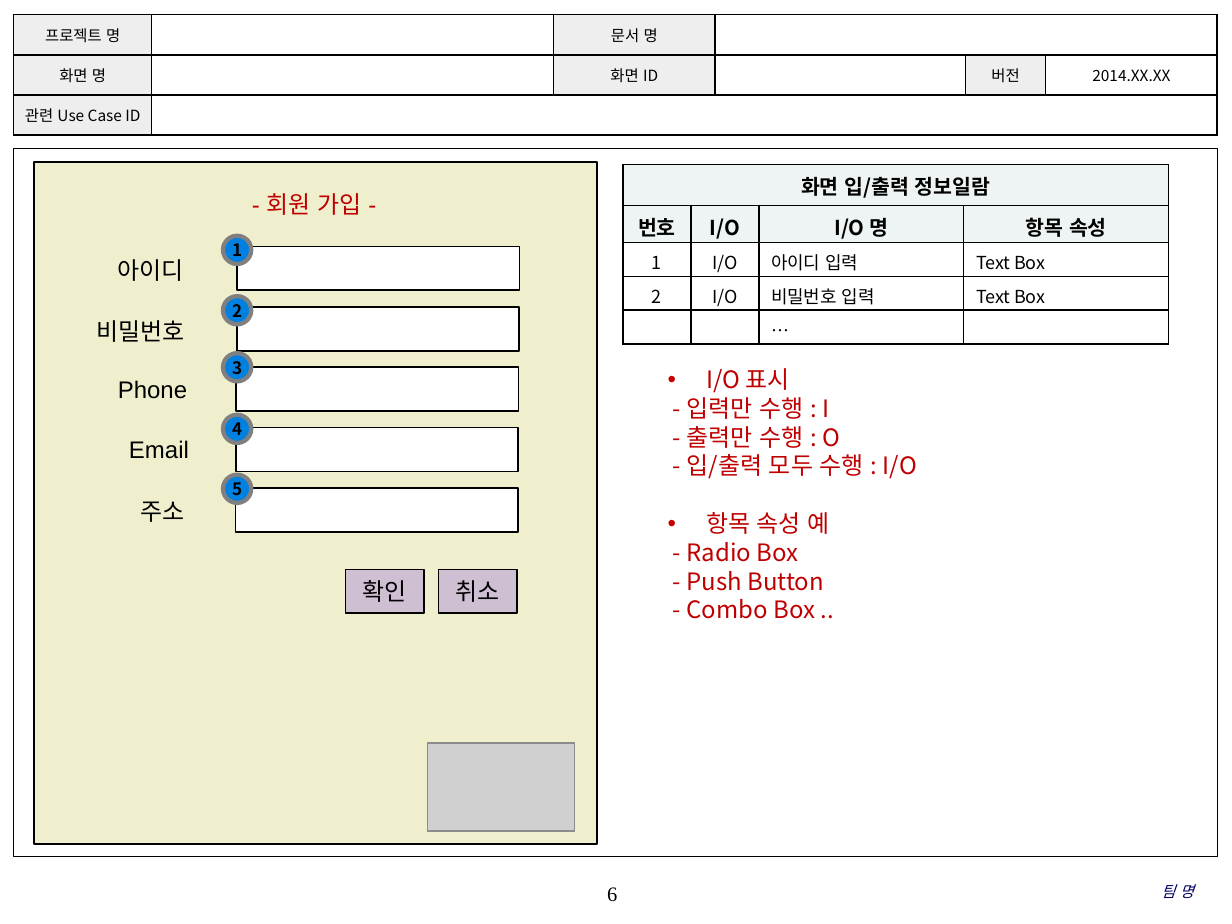
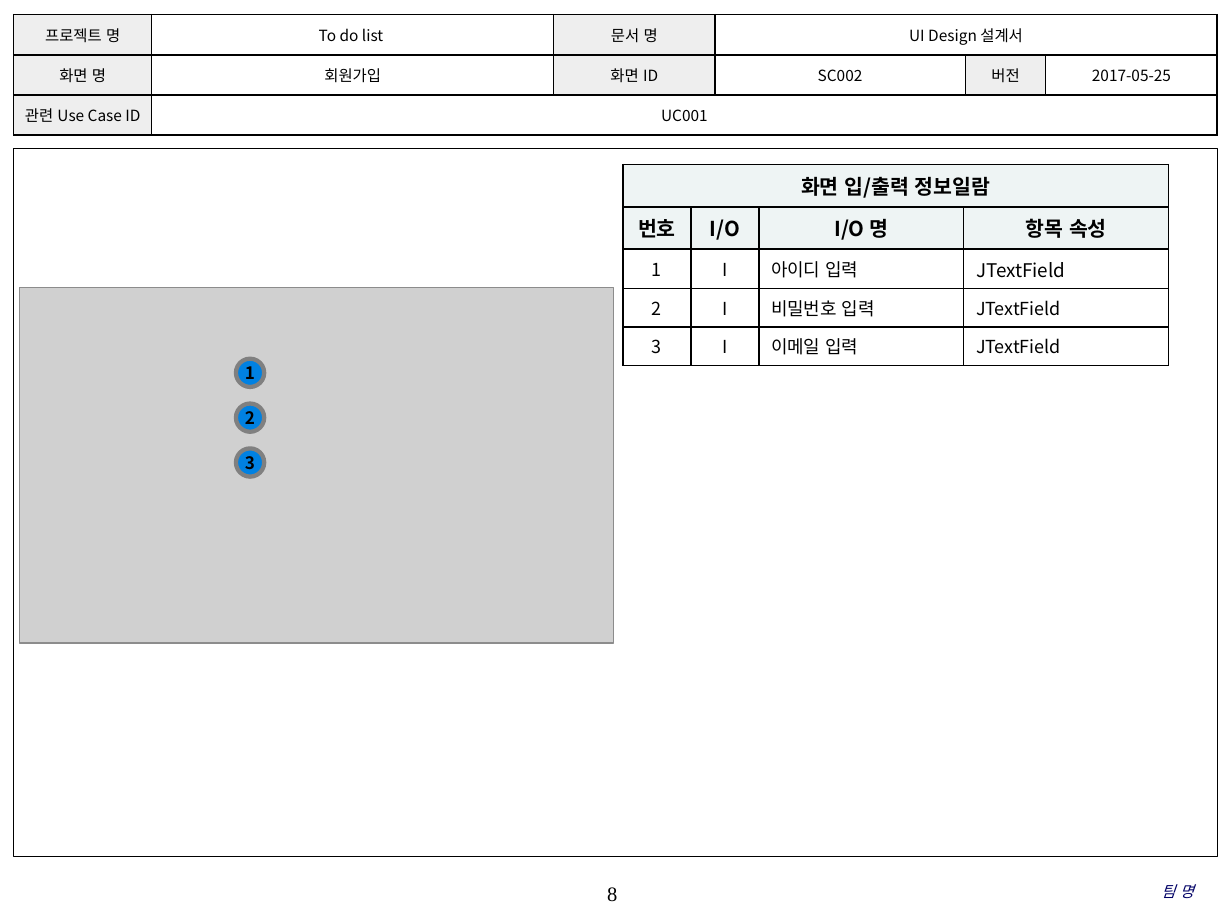
Before and after one commit to SE-admin/SE2017_6_blossom, a slide deck: slide 8 of doc/3_ 설계서/UI Design_6_blossom.pptx (slide 6 before the commit). Drawn at 1232x924 pixels with LibreOffice and Linux fonts; fonts in the diff are those of the drawing; grey boxes stand for pictures; background and template pictures are left out. Boxes give left, top, right and bottom in pixels: in the first picture for what was removed or moved away, otherwise in the second. Text is boxed around its words. In the diff, an @@ line names an element or a change of style, - is before the commit and + after.

```diff
--- a/doc/3_ 설계서/UI Design_6_blossom.pptx
+++ b/doc/3_ 설계서/UI Design_6_blossom.pptx
@@ table at (14,15,1216,136) @@
-row 1, column 2: 
+row 1, column 2: To do list
-row 1, column 4: 
+row 1, column 4: UI Design 설계서
-row 2: 화면 명 |  | 화면 ID |  | 버전 | 2014.XX.XX
+row 2: 화면 명 | 회원가입 | 화면 ID | SC002 | 버전 | 2017-05-25
-row 3, column 2: 
+row 3, column 2: UC001
@@ table at (623,165,1168,359) @@
-row 3, column 2: I/O
+row 3, column 2: I
-row 3, column 4: Text Box
+row 3, column 4: JTextField
-row 4, column 2: I/O
+row 4, column 2: I
-row 4, column 4: Text Box
+row 4, column 4: JTextField
-row 5:  |  | … | 
+row 5: 3 | I | 이메일 입력 | JTextField
@@ picture added at (20,287,614,643) @@
@@ ellipse "1": place and size @@
-ellipse "1" at (223,235,251,264)
+ellipse "1" at (237,359,265,387)
@@ text removed at (687,368,917,619) @@
-• I/O 표시
-- 입력만 수행 : I
-- 출력만 수행 : O
-- 입/출력 모두 수행 : I/O
-• 항목 속성 예
-- Radio Box
-- Push Button
-- Combo Box ..
@@ ellipse removed at (223,415,251,444) @@
-4
@@ ellipse "2": place and size @@
-ellipse "2" at (223,296,251,324)
+ellipse "2" at (237,404,265,432)
@@ ellipse "3": place and size @@
-ellipse "3" at (223,354,251,382)
+ellipse "3" at (237,448,265,477)
@@ ellipse removed at (223,474,251,503) @@
-5
@@ group removed at (33,163,598,844): 8 rectangles, 6 texts, 1 picture @@
-확인
-- 회원 가입 -
-아이디
-비밀번호
-Phone
-Email
-주소
-취소
@@ page number at (607,887,617,902): text changed @@
-6
+8
```
Also in this commit, not shown: 5 other slides changed, 8 slides added, 1 other file.
